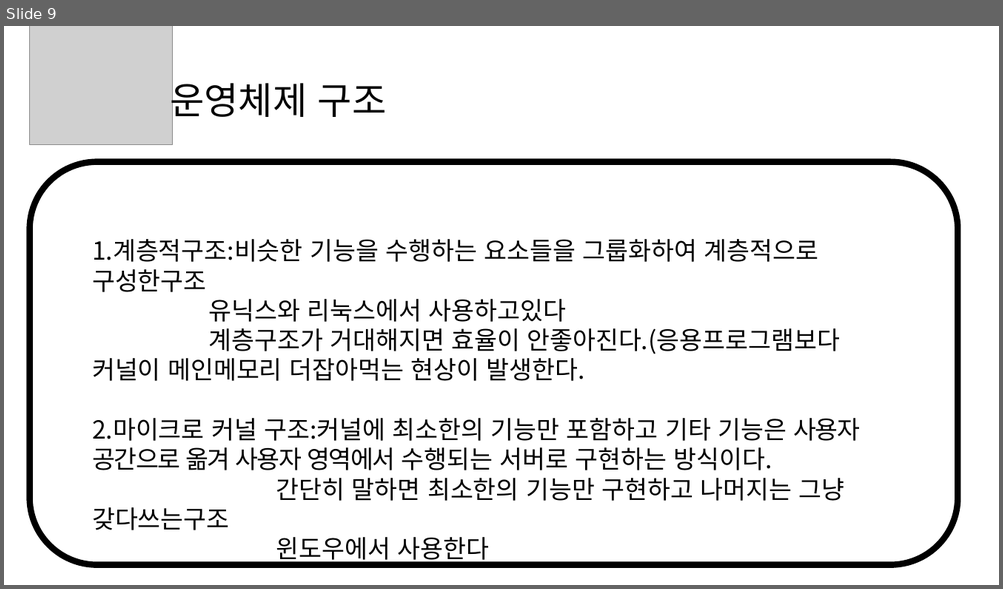
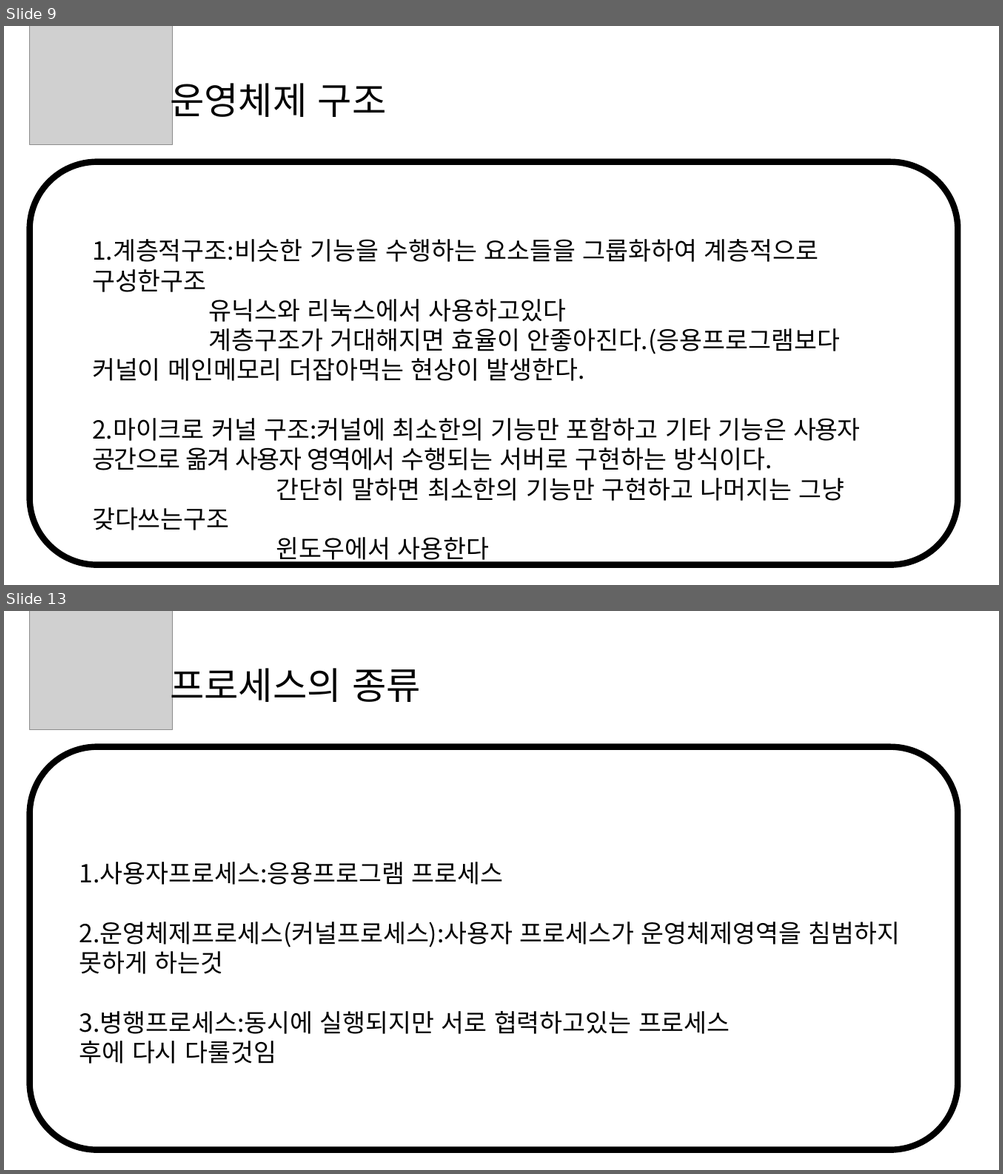
Before and after one commit to lukawitch/dailyblog, a slide deck: 전공/운영체제.pptx. Shown one above the other, each under a label of ours: slide 9 before the commit, slides 9 and 13 after it; the slides between them are not shown. The pictures are 1003x589 and 1003x1174 pixels, drawn with LibreOffice and Linux fonts; fonts in the diff are those of the drawing; grey boxes stand for pictures. Boxes give left, top, right and bottom in pixels: in the first picture for what was removed or moved away, otherwise in the second. Text is boxed around its words. In the diff, an @@ line names an element or a change of style, - is before the commit and + after.

Commit message:
운영체제수정

```diff
--- a/전공/운영체제.pptx
+++ b/전공/운영체제.pptx
@@ slide 13 added at <box>4,611,999,1170</box>, background #FFFFFF @@
@@ picture added at <box>29,611,173,729</box> @@
@@ text added at <box>170,661,421,709</box>, 36 pt, text #000000 @@
+프로세스의 종류
@@ rounded rectangle added at <box>29,747,958,1150</box>, outline #000000 6 pt @@
@@ text added at <box>79,862,900,1034</box>, 24 pt, text #000000 @@
+1.사용자프로세스:응용프로그램 프로세스
+2.운영체제프로세스(커널프로세스):사용자 프로세스가 운영체제영역을 침범하지 못하게 하는것
+3.병행프로세스:동시에 실행되지만 서로 협력하고있는 프로세스
+후에 다시 다룰것임
```
Also in this commit, not shown: 18 other slides added, 1 other file.
